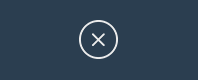
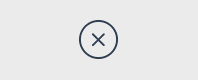
Layers edited between the first and the second 198 × 80 image:
painted on "Background" over 0, 0, 198, 80
